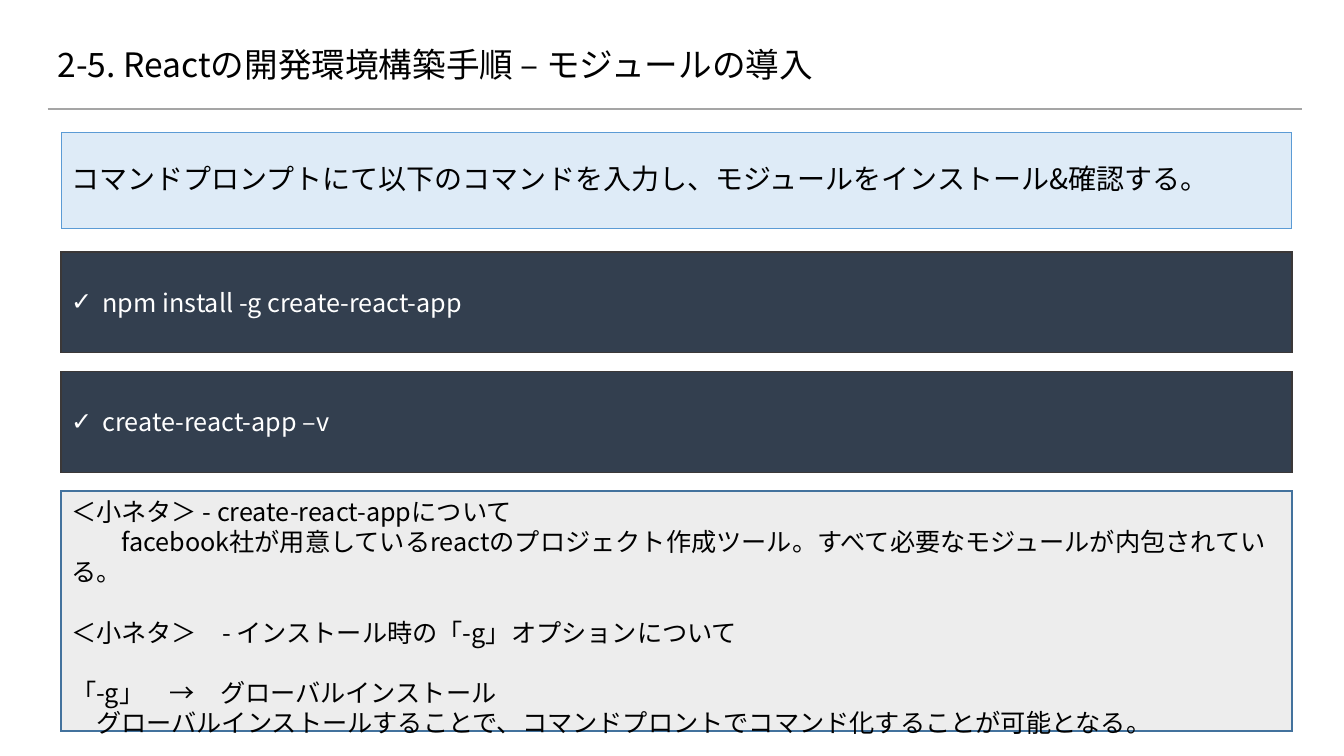
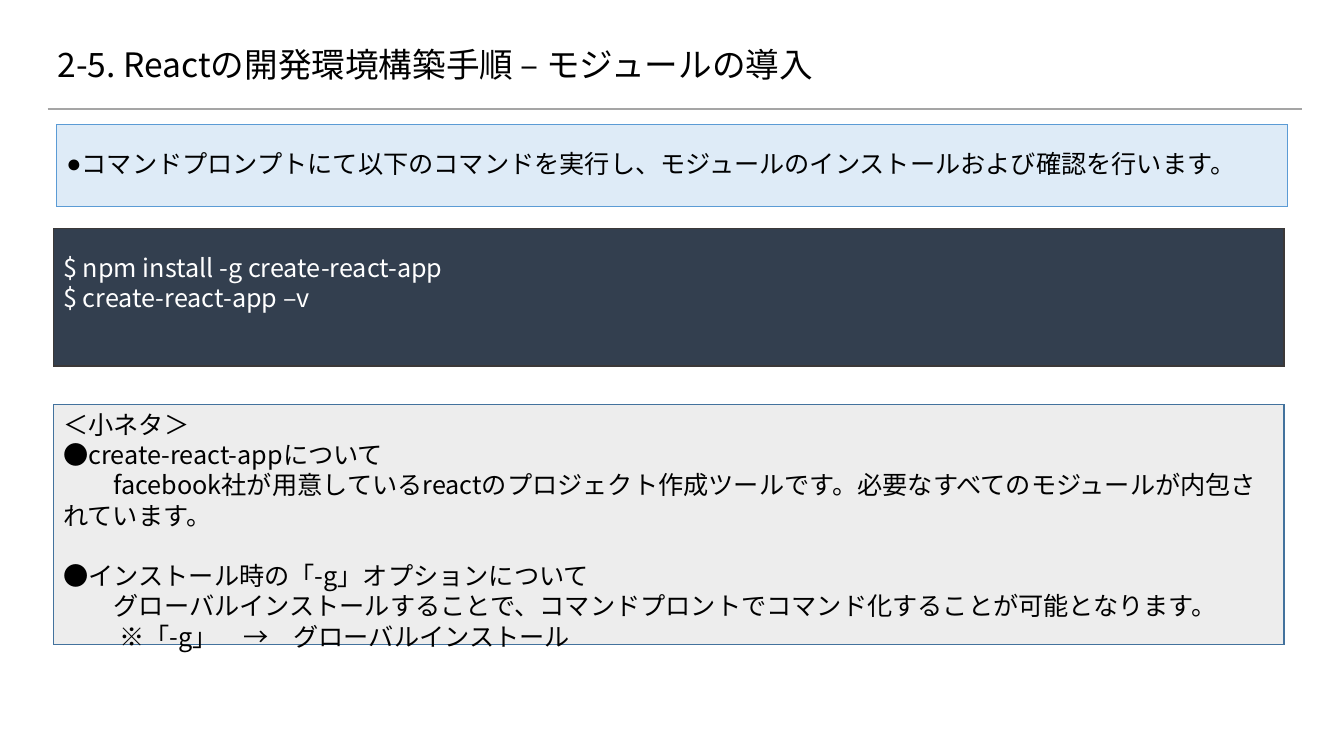
Before and after one commit to 2018SYSTEMI34/diary, a slide deck: slide 4 of doc/02_SlideShare/01.ネタ/２_Reactの基礎/2-5_React開発環境構築手順.pptx. Drawn at 1344x756 pixels with LibreOffice and Linux fonts; fonts in the diff are those of the drawing; background and template pictures are left out. Boxes give left, top, right and bottom in pixels: in the first picture for what was removed or moved away, otherwise in the second. Text is boxed around its words. In the diff, an @@ line names an element or a change of style, - is before the commit and + after.

```diff
--- a/doc/02_SlideShare/01.ネタ/２_Reactの基礎/2-5_React開発環境構築手順.pptx
+++ b/doc/02_SlideShare/01.ネタ/２_Reactの基礎/2-5_React開発環境構築手順.pptx
@@ rectangle "コマンドプロンプトにて以下のコマンドを実行し、モジュールのインストールおよび確認を行います。" resized from (x1=62, y1=132, x2=1293, y2=228) to (x1=56, y1=125, x2=1288, y2=207) @@
@@ text in rectangle at (x1=82, y1=151, x2=1236, y2=175): text changed; size 20 to 18 pt @@
-コマンドプロンプトにて以下のコマンドを入力し、モジュールをインストール&確認する。
+● コマンドプロンプトにて以下のコマンドを実行し、モジュールのインストールおよび確認を行います。
@@ rectangle "$ npm install -g create-react-app" resized from (x1=62, y1=252, x2=1293, y2=353) to (x1=53, y1=229, x2=1285, y2=366) @@
@@ text in rectangle at (x1=83, y1=257, x2=442, y2=313): text changed @@
-✓ npm install -g create-react-app
+$ npm install -g create-react-app
+$ create-react-app –v
@@ rectangle removed at (x1=62, y1=372, x2=1293, y2=473) @@
-✓ create-react-app –v
@@ rectangle "＜小ネタ＞" moved from (x1=62, y1=491, x2=1293, y2=731) to (x1=53, y1=404, x2=1285, y2=644) @@
@@ text in rectangle at (x1=63, y1=413, x2=1256, y2=652): text changed @@
-＜小ネタ＞ - create-react-appについて
-facebook社が用意しているreactのプロジェクト作成ツール。すべて必要なモジュールが内包されている。
-＜小ネタ＞ - インストール時の「-g」オプションについて
-「-g」 → グローバルインストール
-グローバルインストールすることで、コマンドプロントでコマンド化することが可能となる。
+＜小ネタ＞
+●create-react-appについて
+facebook社が用意しているreactのプロジェクト作成ツールです。必要なすべてのモジュールが内包されています。
+●インストール時の「-g」オプションについて
+グローバルインストールすることで、コマンドプロントでコマンド化することが可能となります。
+※「-g」 → グローバルインストール
```
Also in this commit, not shown: 5 other slides changed.
